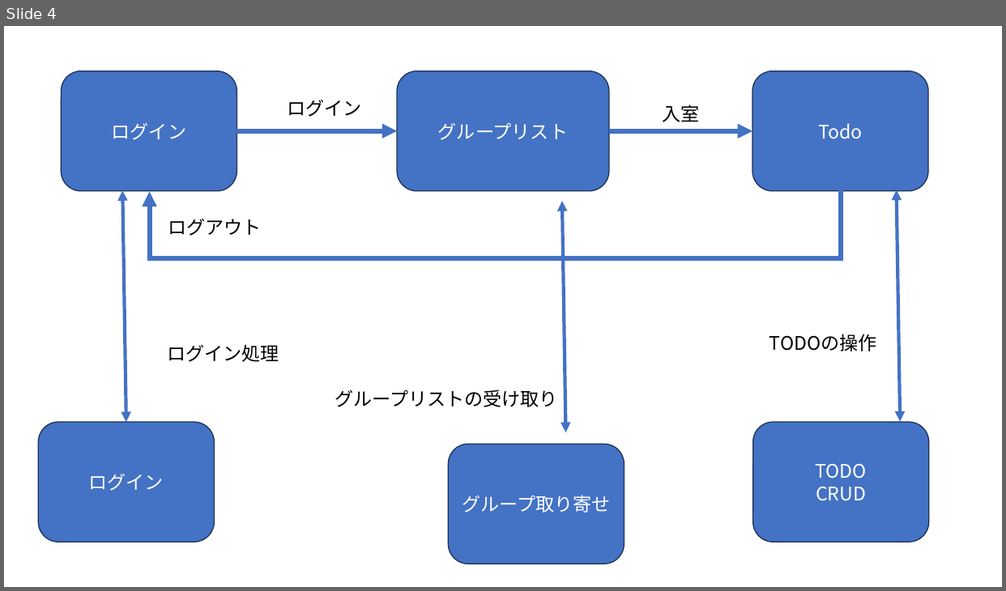
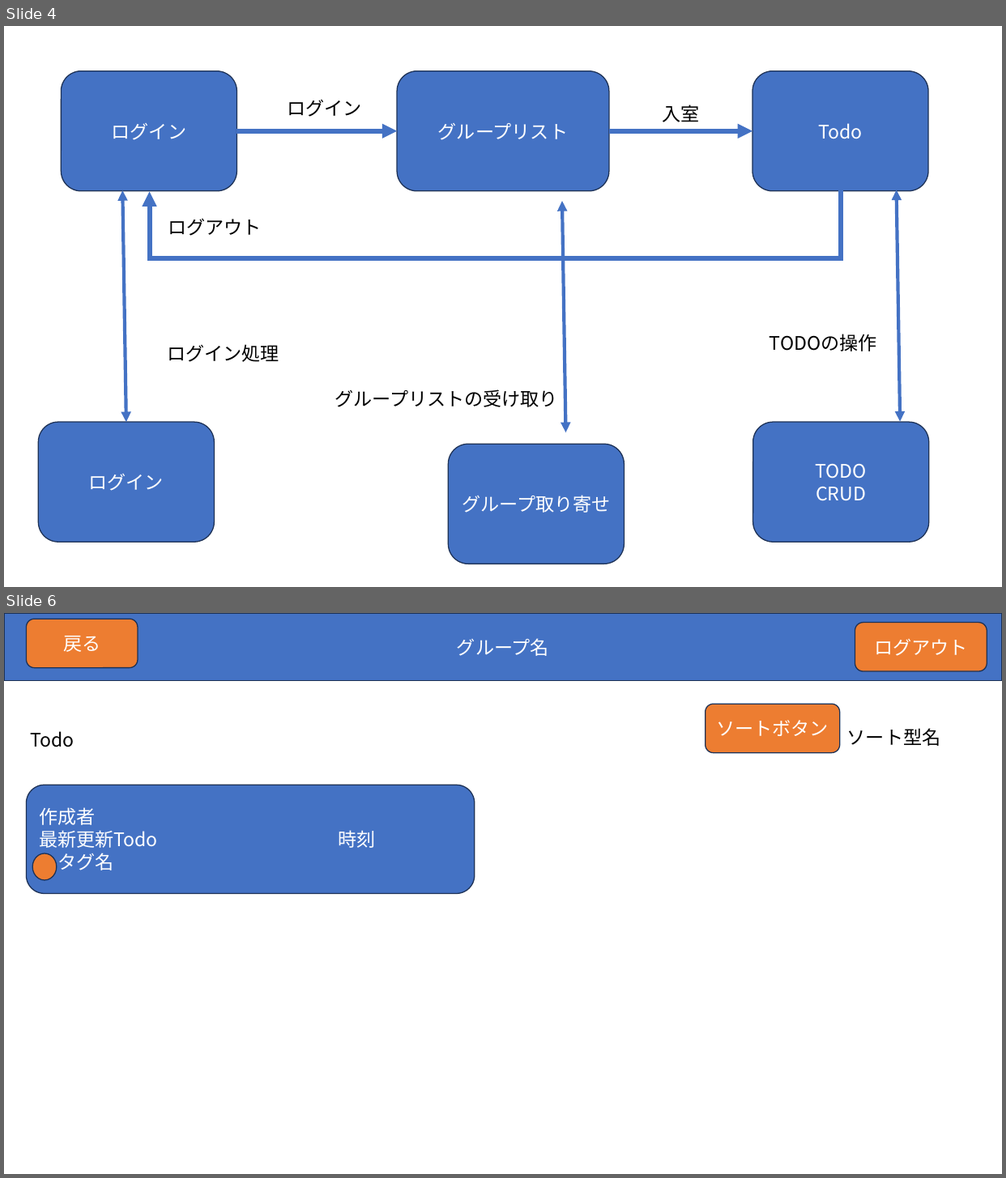
Before and after one commit to webfrontier-intern-20231002-20231031/todo-team-a, a slide deck: doc/Todo.pptx. Shown one above the other, each under a label of ours: slide 4 before the commit, slides 4 and 6 after it; the slides between them are not shown. The pictures are 1006x591 and 1006x1178 pixels, drawn with LibreOffice and Linux fonts; fonts in the diff are those of the drawing. Boxes give left, top, right and bottom in pixels: in the first picture for what was removed or moved away, otherwise in the second. Text is boxed around its words. In the diff, an @@ line names an element or a change of style, - is before the commit and + after.

```diff
--- a/doc/Todo.pptx
+++ b/doc/Todo.pptx
@@ slide 6 added at (4, 613, 1002, 1174), background #FFFFFF @@
@@ rectangle added at (4, 613, 1002, 680), fill #4472C4, outline #1E3256 1 pt, 18 pt, text #FFFFFF @@
+グループ名
@@ rounded rectangle added at (27, 619, 138, 667), fill #ED7D31, outline #1E3256 1 pt, 18 pt, text #FFFFFF @@
+戻る
@@ rounded rectangle added at (855, 622, 987, 671), fill #ED7D31, outline #1E3256 1 pt, 18 pt, text #FFFFFF @@
+ログアウト
@@ rounded rectangle added at (705, 704, 840, 752), fill #ED7D31, outline #1E3256 1 pt, 18 pt, text #FFFFFF @@
+ソートボタン
@@ text added at (30, 731, 74, 747), 18 pt, text #000000 @@
+Todo
@@ text added at (847, 728, 940, 746), 18 pt, text #000000 @@
+ソート型名
@@ rounded rectangle added at (27, 786, 475, 894), fill #4472C4, outline #1E3256 1 pt, 18 pt, text #FFFFFF @@
+作成者
+最新更新Todo 時刻
+タグ名
@@ ellipse added at (32, 854, 57, 880), fill #ED7D31, outline #1E3256 1 pt @@
```
Also in this commit, not shown: 1 other slide added, 2 other files.
